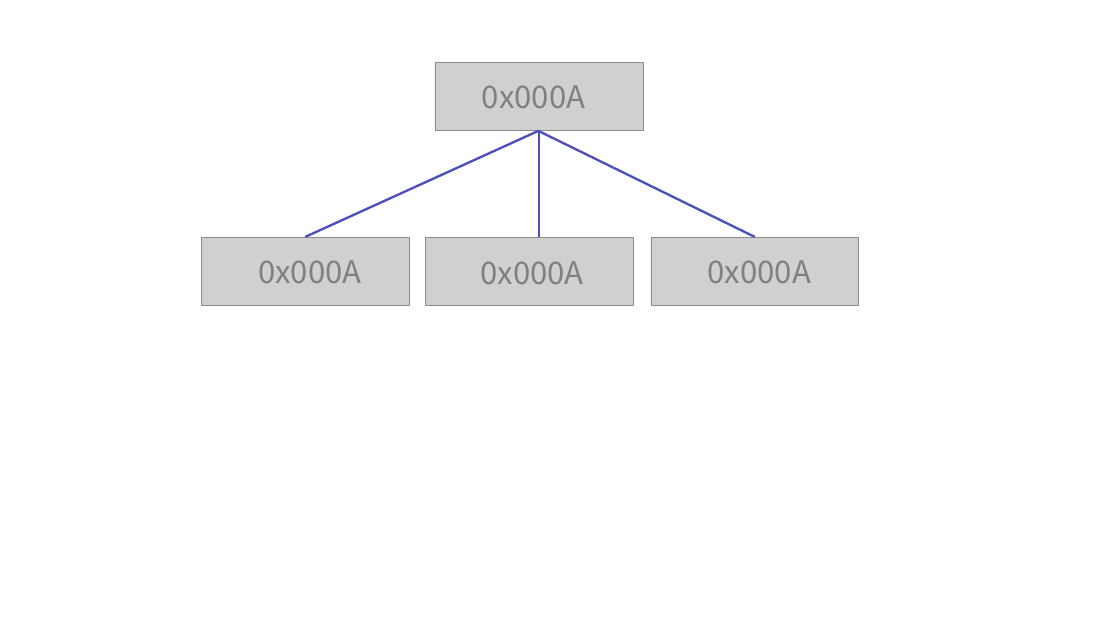
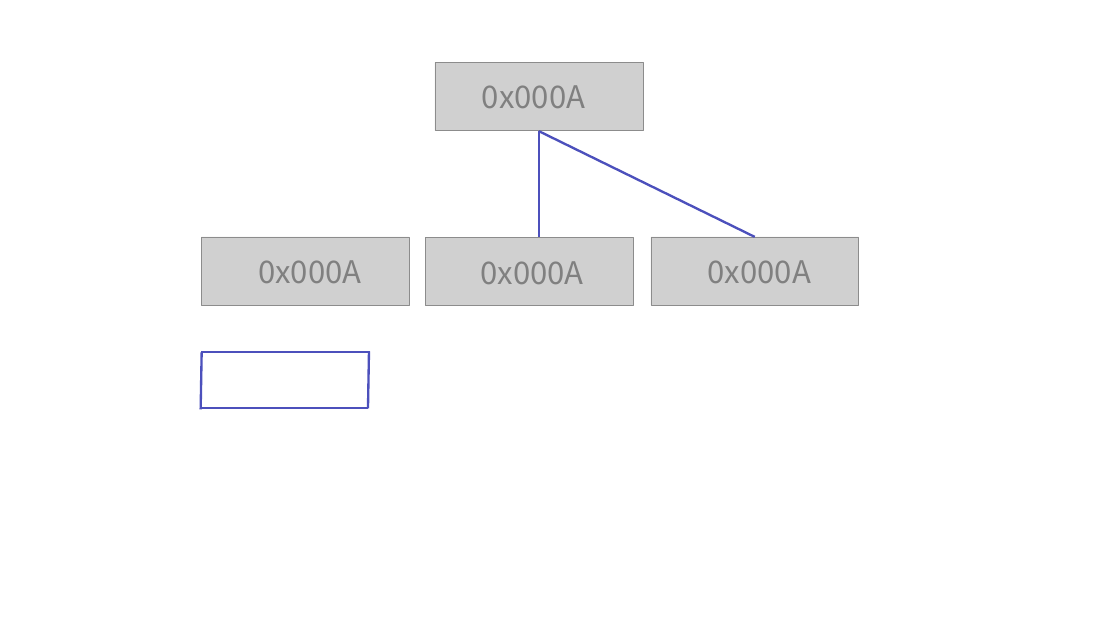
Before and after one commit to zest132/JavaLecture, a slide deck: slide 2 of JavaLecture/LectureFile/샘플.pptx. Drawn at 1120x630 pixels with LibreOffice and Linux fonts; fonts in the diff are those of the drawing; grey boxes stand for pictures. Boxes give left, top, right and bottom in pixels: in the first picture for what was removed or moved away, otherwise in the second. Text is boxed around its words. In the diff, an @@ line names an element or a change of style, - is before the commit and + after.

```diff
--- a/JavaLecture/LectureFile/샘플.pptx
+++ b/JavaLecture/LectureFile/샘플.pptx
@@ line added from (202, 352) to (200, 409), #4C50BC 3 pt @@
@@ line moved from (539, 130) - (305, 237) to (368, 352) - (202, 352) @@
@@ line added from (369, 351) to (368, 408), #4C50BC 3 pt @@
@@ line added from (368, 408) to (200, 408), #4C50BC 3 pt @@
```
Also in this commit, not shown: 1 other slide changed, 3 other files.
